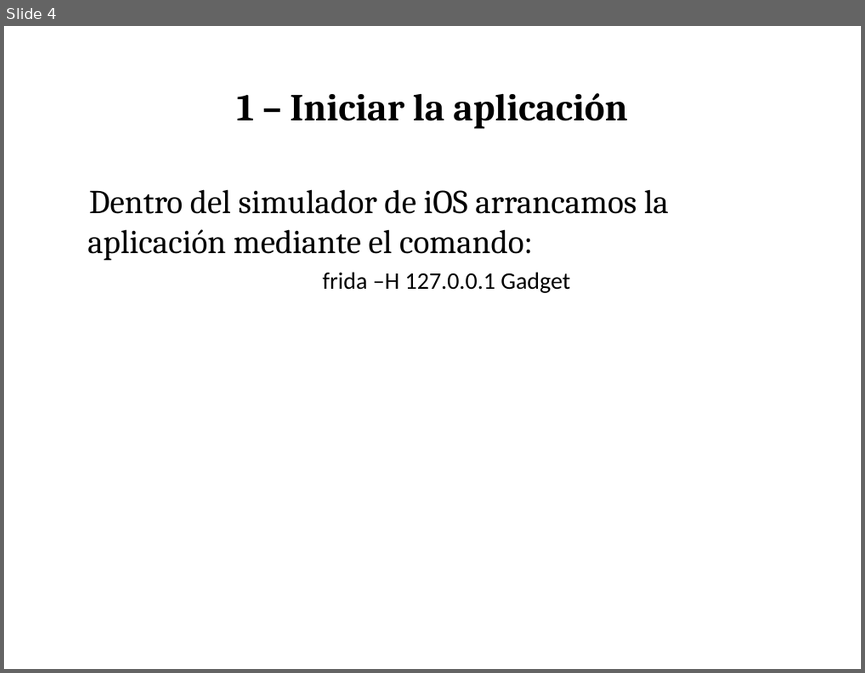
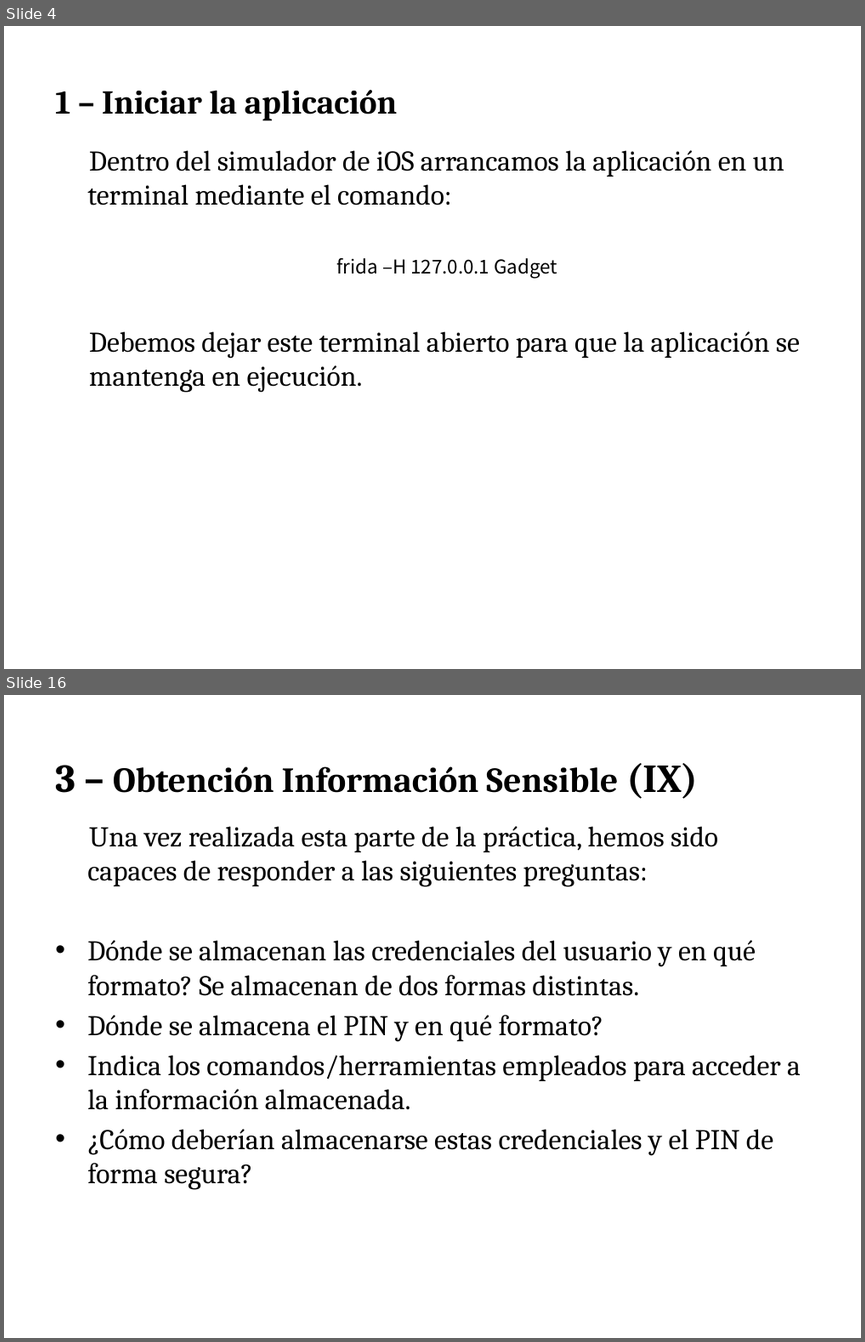
Before and after one commit to press1key/Sistemas-Ubicuos, a slide deck: Cybersecurity Management UPC - Sistemas Ubicuos iOS.pptx. Shown one above the other, each under a label of ours: slide 4 before the commit, slides 4 and 16 after it; the slides between them are not shown. The pictures are 865x673 and 865x1342 pixels, drawn with LibreOffice and Linux fonts; fonts in the diff are those of the drawing. Boxes give left, top, right and bottom in pixels: in the first picture for what was removed or moved away, otherwise in the second. Text is boxed around its words. In the diff, an @@ line names an element or a change of style, - is before the commit and + after.

```diff
--- a/Cybersecurity Management UPC - Sistemas Ubicuos iOS.pptx
+++ b/Cybersecurity Management UPC - Sistemas Ubicuos iOS.pptx
@@ slide 16 added at (4,695,861,1338), background #FFFFFF @@
@@ text added at (55,763,697,799), 29.6 pt, text #000000, bold @@
+3 – Obtención Información Sensible (IX)
@@ text added at (87,826,800,1190), 24 pt, text #000000 @@
+Una vez realizada esta parte de la práctica, hemos sido capaces de responder a las siguientes preguntas:
+• Dónde se almacenan las credenciales del usuario y en qué formato? Se almacenan de dos formas distintas.
+• Dónde se almacena el PIN y en qué formato?
+• Indica los comandos/herramientas empleados para acceder a la información almacenada.
+• ¿Cómo deberían almacenarse estas credenciales y el PIN de forma segura?
@@ slide 4 changed as well @@
@@ title "1 – Iniciar la aplicación": place and size @@
-title "1 – Iniciar la aplicación" at (237,93,627,129)
+title "1 – Iniciar la aplicación" at (55,90,397,121)
@@ title "1 – Iniciar la aplicación" at (55,90,397,121): size 32 to 28 pt; alignment centre to left @@
@@ text "Dentro del simulador de iOS ...": place and size @@
-text "Dentro del simulador de iOS ..." at (87,189,669,293)
+text "Dentro del simulador de iOS ..." at (87,150,800,392)
@@ text at (87,150,784,205): text changed; size 28 to 24 pt @@
-Dentro del simulador de iOS arrancamos la aplicación mediante el comando:
+Dentro del simulador de iOS arrancamos la aplicación en un terminal mediante el comando:
@@ text at (337,258,557,278): size 20 to 16 pt, font Calibri to Noto Sans CJK SC in "frida –H 127.0.0.1 Gadget" @@
@@ text at (89,331,800,392): paragraph added @@
+  Debemos dejar este terminal abierto para que la aplicación se mantenga en ejecución.
```
Also in this commit, not shown: 12 other slides added.
